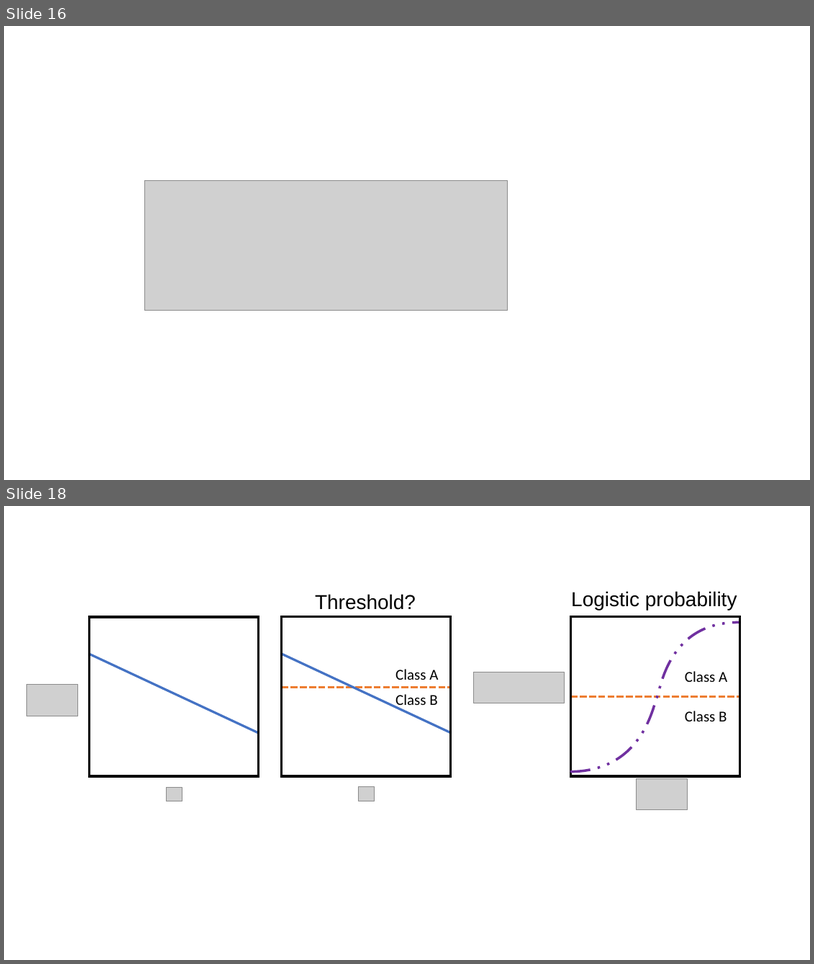
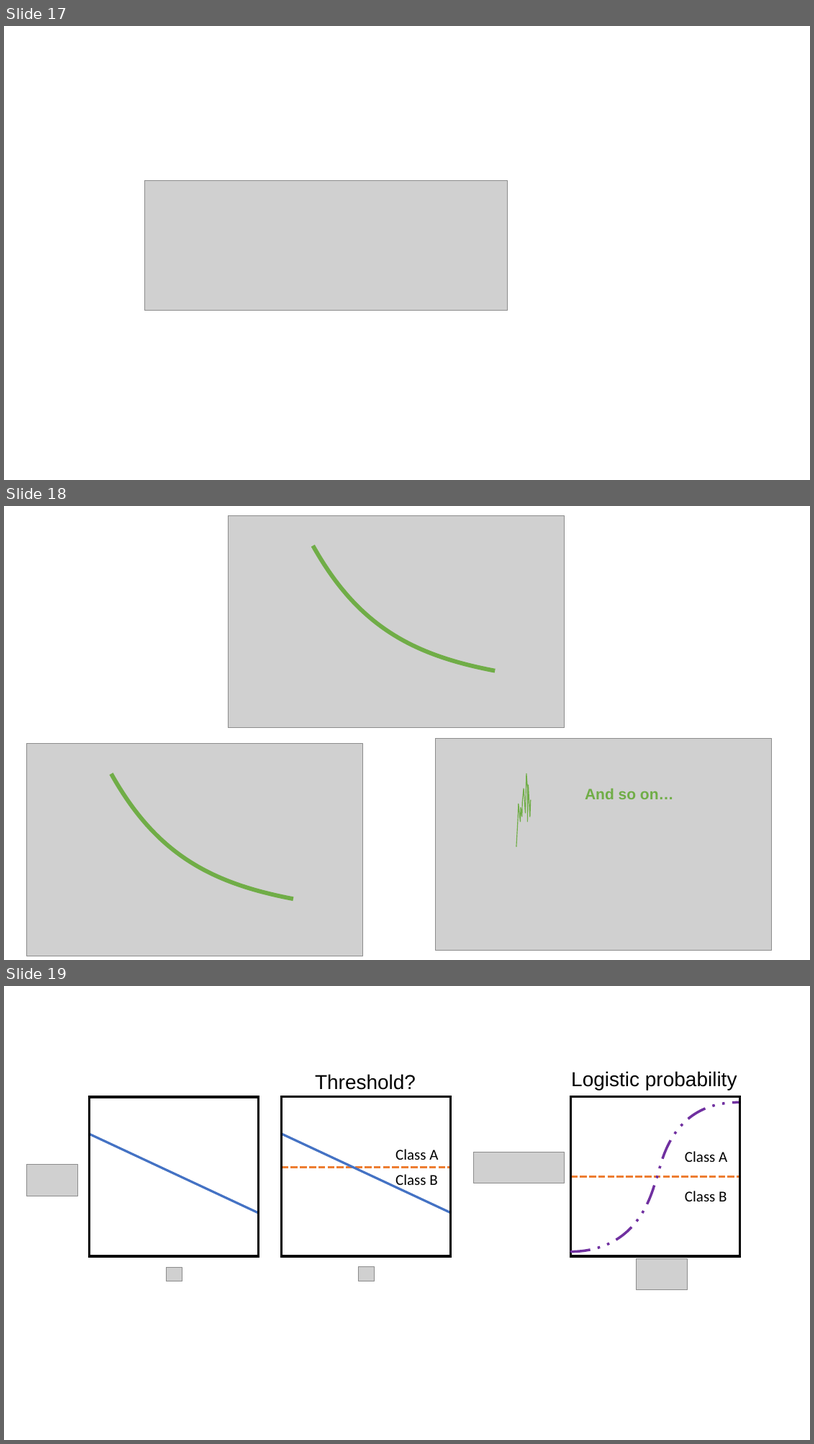
Before and after one commit to UWDIRECT/UWDIRECT.github.io, a slide deck: dsmcer_2023_update/Lecture_Notebooks/L4-6_visual_support.pptx. Shown one above the other, each under a label of ours: slides 16 and 18 before the commit, slides 17, 18 and 19 after it; the slides between them are not shown. The pictures are 814x964 and 814x1444 pixels, drawn with LibreOffice and Linux fonts; fonts in the diff are those of the drawing; grey boxes stand for pictures; background and template pictures are left out. Boxes give left, top, right and bottom in pixels: in the first picture for what was removed or moved away, otherwise in the second. Text is boxed around its words. In the diff, an @@ line names an element or a change of style, - is before the commit and + after.

```diff
--- a/dsmcer_2023_update/Lecture_Notebooks/L4-6_visual_support.pptx
+++ b/dsmcer_2023_update/Lecture_Notebooks/L4-6_visual_support.pptx
@@ slide 18 added at [4,506,810,960], background #FFFFFF @@
@@ picture added at [229,515,565,728] @@
@@ freeform shape added at [313,546,495,671], outline #70AD47 5 pt @@
@@ picture added at [26,743,363,955] @@
@@ picture added at [436,739,772,951] @@
@@ freeform shape added at [111,773,293,898], outline #70AD47 5 pt @@
@@ freeform shape added at [517,773,532,847], outline #70AD47 1 pt @@
@@ text added at [585,788,674,799], 18 pt, text #70AD47, bold @@
+And so on…
@@ what was slide 16 is now slide 17 @@
@@ what was slide 18 is now slide 19 @@
```
Also in this commit, not shown: 3 other slides added, 1 slide removed, 2 other files.
